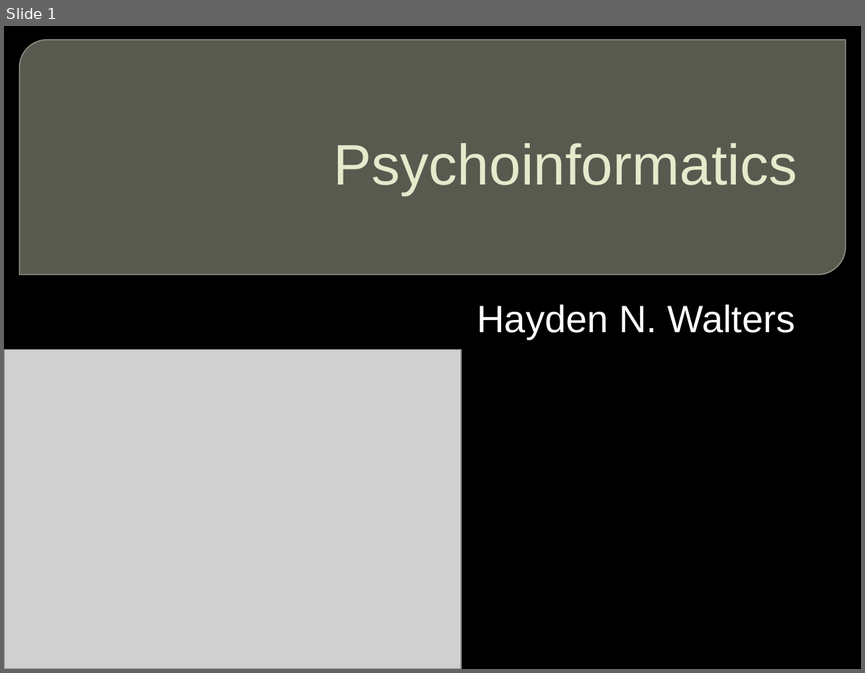
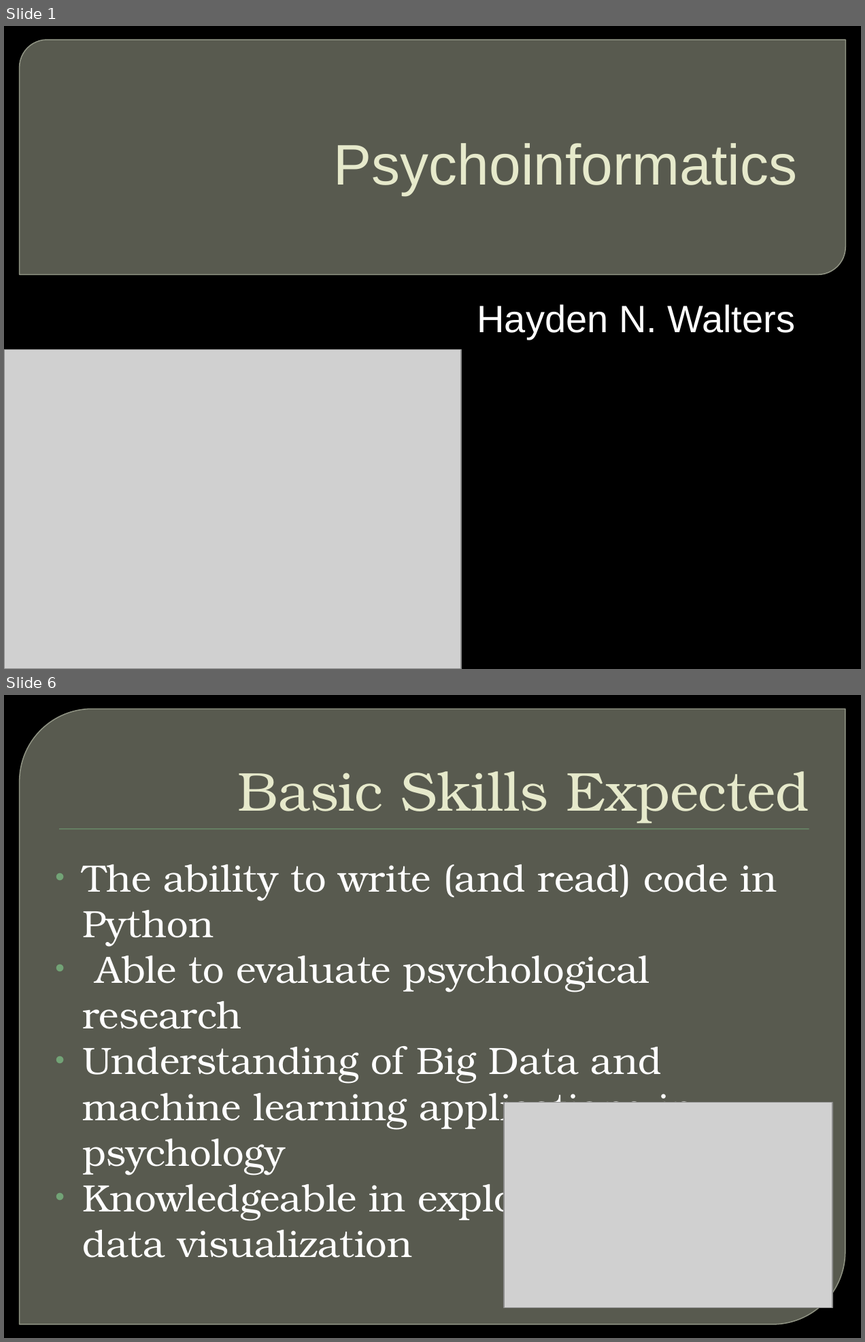
Before and after one commit to hnwalters/Essay-Reports, a slide deck: Documents & Presentations/E-Day Assignments/Career Path.pptx. Shown one above the other, each under a label of ours: slide 1 before the commit, slides 1 and 6 after it; the slides between them are not shown. The pictures are 865x673 and 865x1342 pixels, drawn with LibreOffice and Linux fonts; fonts in the diff are those of the drawing; grey boxes stand for pictures; background and template pictures are left out. Boxes give left, top, right and bottom in pixels: in the first picture for what was removed or moved away, otherwise in the second. Text is boxed around its words. In the diff, an @@ line names an element or a change of style, - is before the commit and + after.

```diff
--- a/Documents & Presentations/E-Day Assignments/Career Path.pptx
+++ b/Documents & Presentations/E-Day Assignments/Career Path.pptx
@@ slide 6 added at [4,695,861,1338], background picture (left out) @@
@@ round diag rect added at [20,709,845,1324], fill #888B7B at 65% opacity, outline #9DA090 0.87 pt @@
@@ title added at [238,771,809,824], 46 pt, text #E7EACB @@
+Basic Skills Expected
@@ rectangle added at [59,829,808,830], fill #72A376 @@
@@ text added at [83,864,777,1257], 32 pt, text #FFFFFF @@
+• The ability to write (and read) code in Python
+• Able to evaluate psychological research
+• Understanding of Big Data and machine learning applications in psychology
+• Knowledgeable in exploratory
+data visualization
@@ picture added at [504,1102,832,1308] @@
```
Also in this commit, not shown: 10 other slides added, 11 other files.
